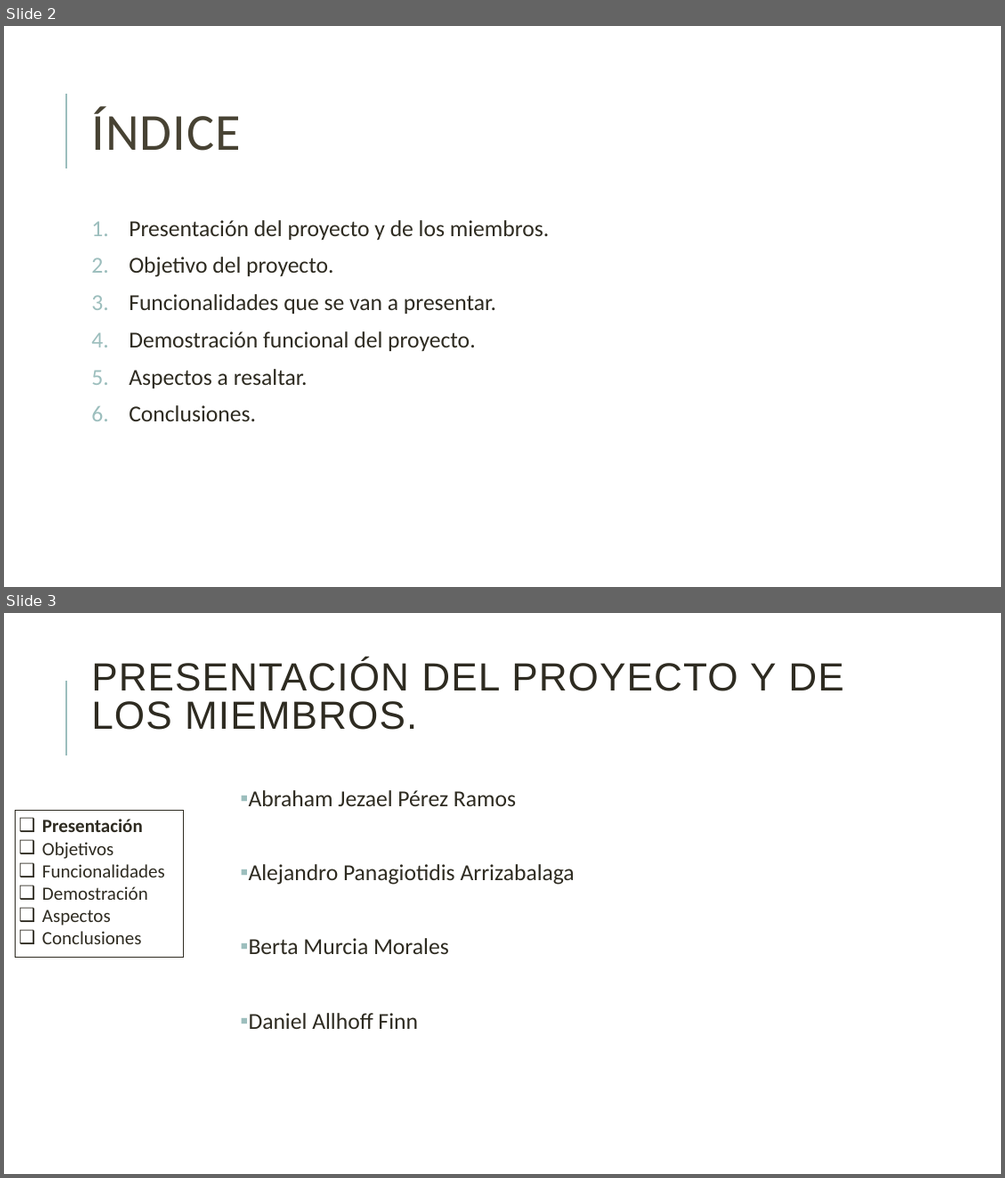
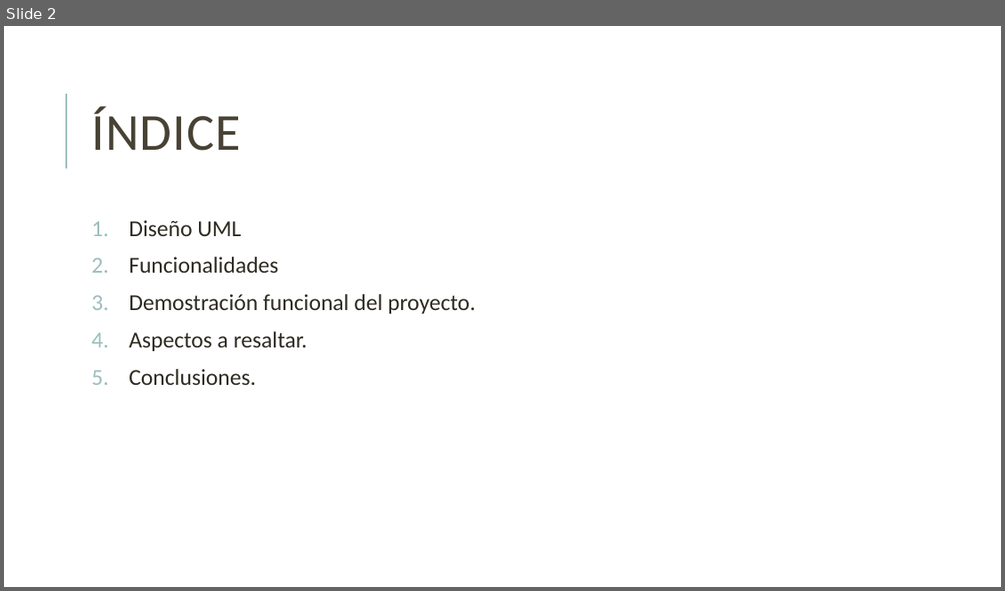
Before and after one commit to danielallhoff/M17-G4-AirDSS, a slide deck: AIRDSS.pptx. Shown one above the other, each under a label of ours: slides 2 and 3 before the commit, slide 2 after it. The pictures are 1005x1178 and 1005x591 pixels, drawn with LibreOffice and Linux fonts; fonts in the diff are those of the drawing. Boxes give left, top, right and bottom in pixels: in the first picture for what was removed or moved away, otherwise in the second. Text is boxed around its words. In the diff, an @@ line names an element or a change of style, - is before the commit and + after.

```diff
--- a/AIRDSS.pptx
+++ b/AIRDSS.pptx
@@ slide 3 removed at [4, 613, 1001, 1174], background #FFFFFF; not listed: 1 template element that a slide beside it also shows @@
@@ title removed at [91, 659, 843, 730] @@
-PRESENTACIÓN DEL PROYECTO Y DE LOS MIEMBROS.
@@ text removed at [249, 790, 574, 1029] @@
-▪ Abraham Jezael Pérez Ramos
-▪ Alejandro Panagiotidis Arrizabalaga
-▪ Berta Murcia Morales
-▪ Daniel Allhoff Finn
@@ rectangle removed at [16, 811, 184, 957] @@
-❑ Presentación
-❑ Objetivos
-❑ Funcionalidades
-❑ Demostración
-❑ Aspectos
-❑ Conclusiones
@@ slide 2 changed as well @@
@@ text at [129, 220, 278, 273]: text changed @@
-1. Presentación del proyecto y de los miembros.
-2. Objetivo del proyecto.
-3. Funcionalidades que se van a presentar.
+1. Diseño UML
+2. Funcionalidades
```
Also in this commit, not shown: 6 other slides changed, 18 other slides removed.
